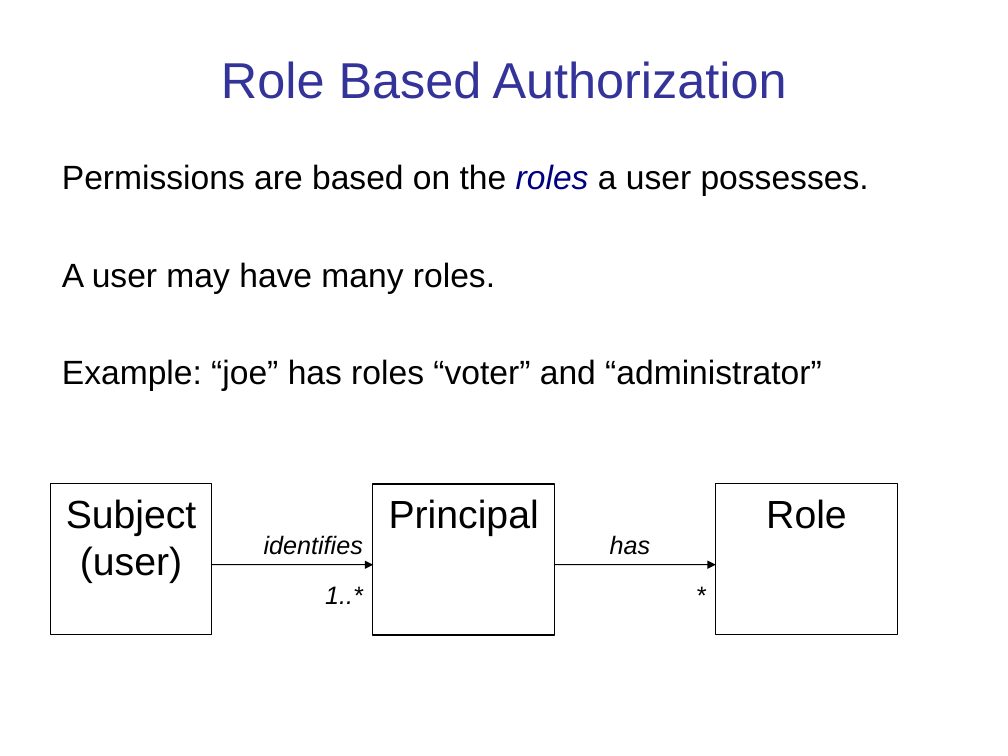
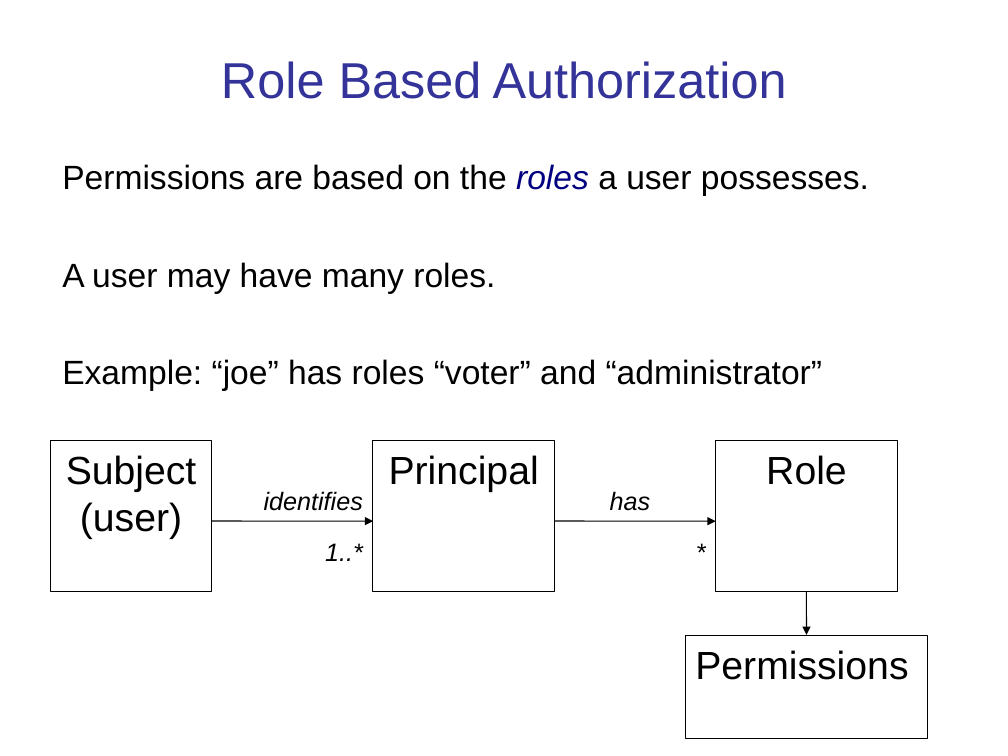
Before and after one commit to cpske/ISP, a slide deck: slide 17 of authentication/Authentication-and-Authorization.ppt (slide 5 before the commit). Drawn at 1008x756 pixels with LibreOffice and Linux fonts; fonts in the diff are those of the drawing. Boxes give left, top, right and bottom in pixels: in the first picture for what was removed or moved away, otherwise in the second. Text is boxed around its words. In the diff, an @@ line names an element or a change of style, - is before the commit and + after.

```diff
--- a/authentication/Authentication-and-Authorization.ppt
+++ b/authentication/Authentication-and-Authorization.ppt
@@ 4 texts, 3 rectangles, 2 arrows: place and size @@
-4 texts, 3 rectangles, 2 arrows at (50,484,897,635)
+4 texts, 3 rectangles, 2 arrows at (50,440,897,592)
@@ arrow added from (806, 591) to (806, 635), #000000 0.74 pt @@
@@ rectangle added at (685,635,927,739), outline #000000 0.74 pt, 28 pt, text #000000 @@
+Permissions
```
Also in this commit, not shown: 5 other slides changed, 13 slides added, 12 other files.
